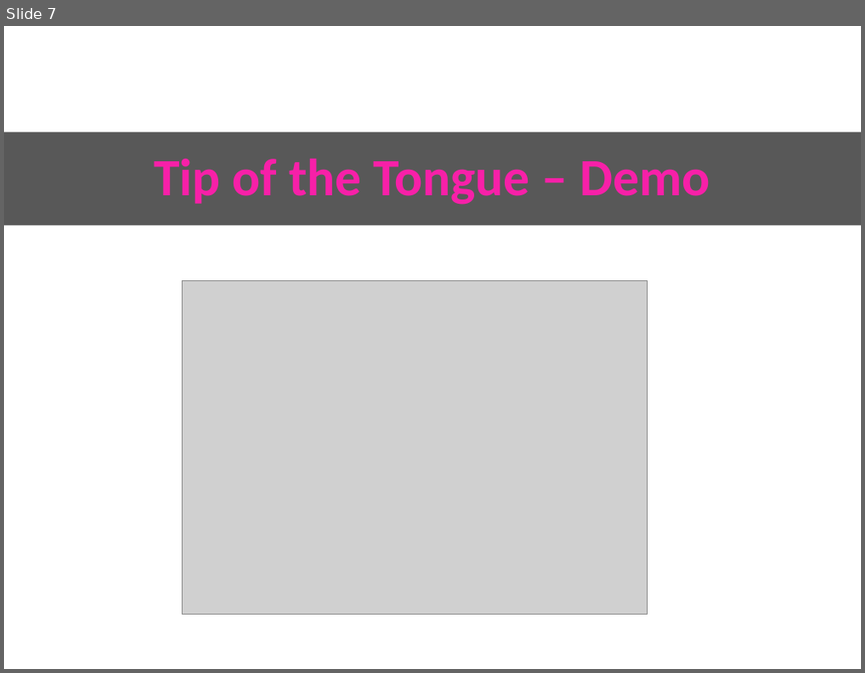
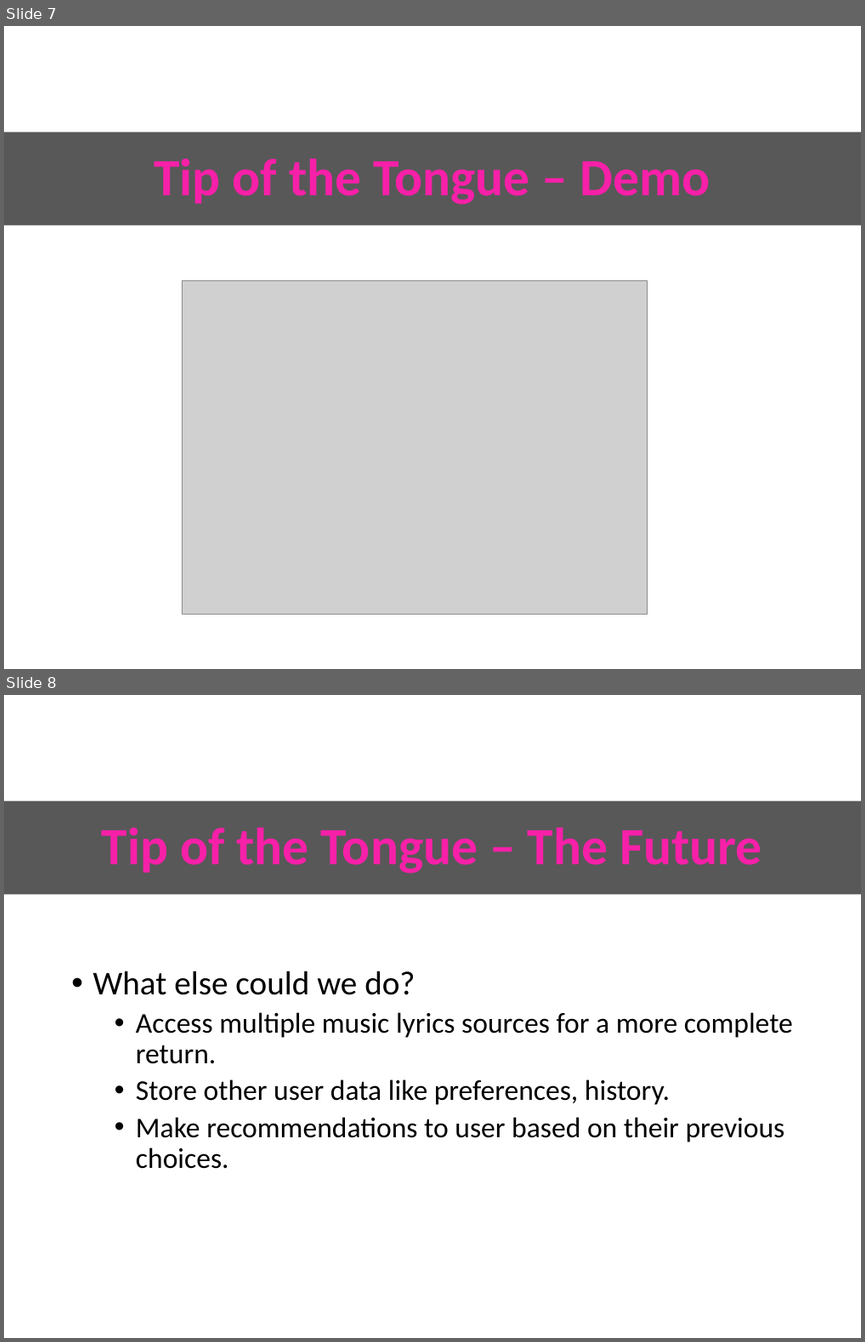
Before and after one commit to kittson/projectOneSlides, a slide deck: TipoftheTongue.pptx. Shown one above the other, each under a label of ours: slide 7 before the commit, slides 7 and 8 after it. The pictures are 865x673 and 865x1342 pixels, drawn with LibreOffice and Linux fonts; fonts in the diff are those of the drawing; grey boxes stand for pictures; background and template pictures are left out. Boxes give left, top, right and bottom in pixels: in the first picture for what was removed or moved away, otherwise in the second. Text is boxed around its words. In the diff, an @@ line names an element or a change of style, - is before the commit and + after.

Commit message:
one last slide in case

```diff
--- a/TipoftheTongue.pptx
+++ b/TipoftheTongue.pptx
@@ slide 8 added at (4, 695, 861, 1338), background picture (left out) @@
@@ title added at (4, 801, 861, 895), fill #585858, 44 pt, text #F720A8, bold @@
+Tip of the Tongue – The Future
@@ text added at (93, 970, 793, 1168), 24 pt, text #000000 @@
+• What else could we do?
+  • Access multiple music lyrics sources for a more complete return.
+  • Store other user data like preferences, history.
+  • Make recommendations to user based on their previous choices.
```
